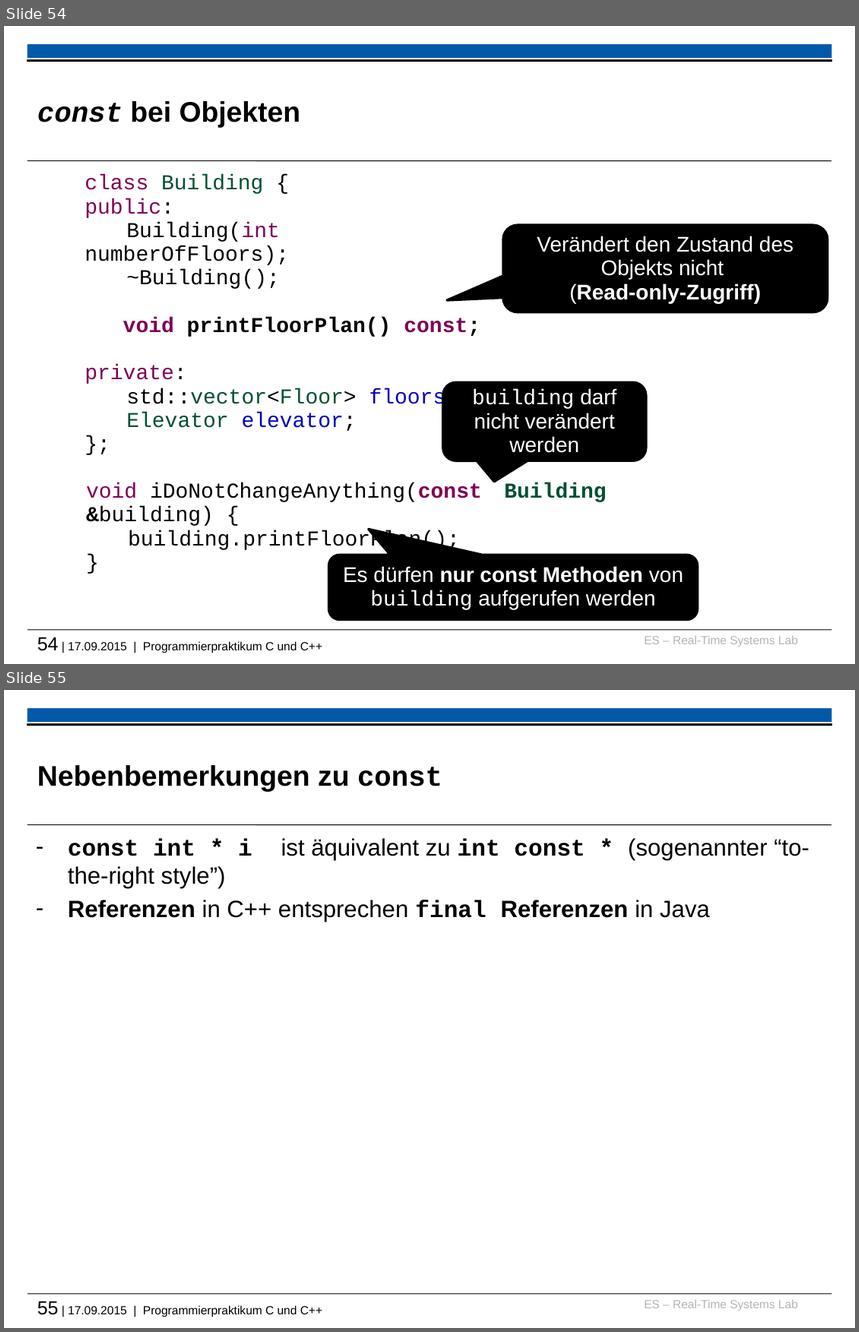
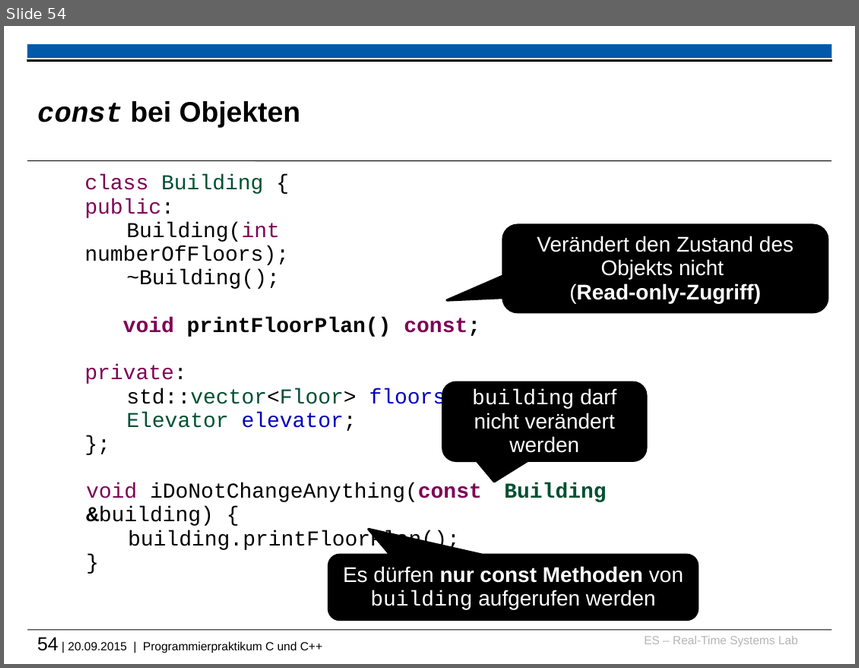
Before and after one commit to h82k/tud-cppp, a slide deck: cppp_lecture.pptx. Shown one above the other, each under a label of ours: slides 54 and 55 before the commit, slide 54 after it. The pictures are 859x1332 and 859x668 pixels, drawn with LibreOffice and Linux fonts; fonts in the diff are those of the drawing; background and template pictures are left out. Boxes give left, top, right and bottom in pixels: in the first picture for what was removed or moved away, otherwise in the second. Text is boxed around its words. In the diff, an @@ line names an element or a change of style, - is before the commit and + after.

```diff
--- a/cppp_lecture.pptx
+++ b/cppp_lecture.pptx
@@ slide 55 removed at (x1=4, y1=690, x2=855, y2=1328), background #FFFFFF; not listed: 6 template elements that a slide beside it also shows @@
@@ title removed at (x1=37, y1=765, x2=443, y2=791) @@
-Nebenbemerkungen zu const
@@ text removed at (x1=68, y1=838, x2=810, y2=922) @@
-– const int * i ist äquivalent zu int const * (sogenannter “to-the-right style”)
-– Referenzen in C++ entsprechen final Referenzen in Java
@@ text at (x1=37, y1=638, x2=322, y2=653): text changed @@
-54 | 17.09.2015 | Programmierpraktikum C und C++
+54 | 20.09.2015 | Programmierpraktikum C und C++
```
Also in this commit, not shown: 10 slides changed, 2 slides added, 1 other file.
